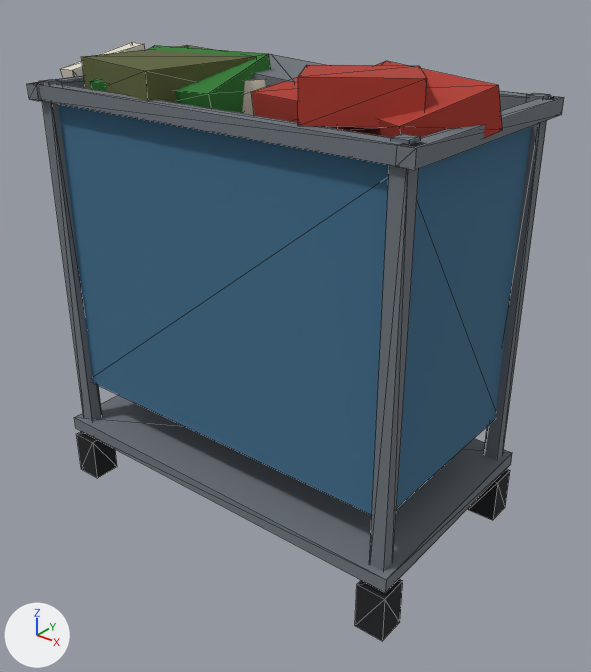
An edit to the glTF model assets/models/loot/laundry_cart.glb, drawn before and after from the same camera.
One viewpoint serves both versions: a 50 mm camera at (0.993, -1.206, 1.147) aimed at (0.028, 0.001, 0.398). The lights are fixed; the arrows at lower left show +X, +Y and +Z. The first picture is the older version. Mesh edges are drawn as thin lines. Vertices at exactly the same position are counted once.

Names of what the first picture shows: 'laundry_cart'.
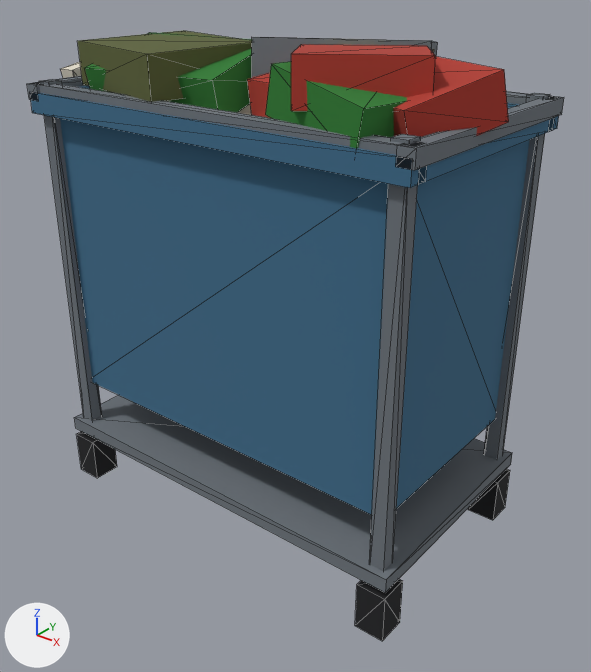
Where the change shows, as pixel boxes (x1, y1, x2, y2) in the pictures (591 x 672 px):
'laundry_cart', reshaped: before (27, 42, 564, 641); after (27, 31, 564, 641)
part 1 of me_laundry_cart, added (mostly hidden): after (507, 103, 559, 132)
part 2 of me_laundry_cart, added (blue): after (30, 92, 426, 188)
part 3 of me_laundry_cart, rebuilt: before (81, 45, 257, 103); after (77, 31, 252, 102)
part 4 of me_laundry_cart, rebuilt: before (342, 61, 503, 139); after (393, 56, 509, 137)
part 5 of me_laundry_cart, rebuilt: before (251, 77, 342, 129); after (247, 73, 270, 118)
part 6 of me_laundry_cart, built on: before (90, 45, 412, 113); after (80, 33, 438, 149)
part 7 of me_laundry_cart, surface changed: before (242, 66, 427, 127); after (168, 101, 554, 185)
part 8 of me_laundry_cart, recoloured: before (298, 66, 427, 127); after (418, 118, 554, 185)

The change in detail:
Picture 'loot_gold' (img_loot_gold) is new.
Material 'gold' (mat_gold) is new.
Its texture is img_loot_gold.
Its roughness is 1.0.
me_laundry_cart is used by ob_laundry_cart; location (0.0, 0.0, 0.0).
me_laundry_cart had 176 vertices, 220 faces and spanned x -0.49..0.45, y -0.25..0.25, z 0.0..0.966.
me_laundry_cart now has 240 vertices, 302 faces and spans x -0.49..0.459, y -0.25..0.308, z 0.0..0.997.
me_laundry_cart part 1: the loose piece of 8 vertices spanning x -0.43..0.43, y 0.215..0.245, z 0.865..0.895 is copied, and the copy is scaled about its middle by (1, 1.33, 1.33), then moved by (0.0, 0.0, -0.02), in mat_blue (picture img_loot_blue); it spans x -0.43..0.43, y 0.21..0.25, z 0.84..0.88.
me_laundry_cart part 2: the loose piece of 8 vertices spanning x -0.43..0.43, y -0.245..-0.215, z 0.865..0.895 is copied, and the copy is scaled about its middle by (1, 1.33, 1.33), then moved by (0.0, 0.0, -0.02), in mat_blue (picture img_loot_blue); it spans x -0.43..0.43, y -0.25..-0.21, z 0.84..0.88.
me_laundry_cart part 3: the loose piece of 8 vertices spanning x -0.346..-0.059, y -0.235..0.049, z 0.875..0.949 is rebuilt with 8 vertices and now spans x -0.356..-0.05, y -0.237..0.051, z 0.893..0.977.
me_laundry_cart part 4: the loose piece of 8 vertices spanning x 0.094..0.45, y -0.193..0.104, z 0.839..0.951 is rebuilt with 8 vertices and now spans x 0.085..0.459, y -0.199..0.11, z 0.853..0.975.
me_laundry_cart part 5: the loose piece of 8 vertices spanning x 0.009..0.243, y -0.13..0.094, z 0.835..0.93 is rebuilt with 8 vertices and now spans x -0.001..0.253, y -0.132..0.096, z 0.846..0.951.
Part 6, on me_laundry_cart:
6 vertices are removed from x -0.053..0.119, y -0.171..0.035, z 0.839..0.958.
13 faces are deleted.
26 vertices move from x -0.323..0.377, y -0.237..0.172, z 0.823..0.966 to x -0.43..0.43, y -0.23..0.23, z 0.831..0.956.
54 vertices are added at x -0.39..0.403, y -0.249..0.308, z 0.81..0.997.
10 new faces join them, mat_steel (picture img_loot_steel).
13 new faces join them, mat_blue (picture img_loot_blue).
2 new faces join them, mat_bone (picture img_kit_bone).
10 new faces join them, mat_olive (picture img_loot_olive).
20 new faces join them, mat_green (picture img_loot_green).
10 new faces join them, mat_red (picture img_kit_red).
10 new faces join them, mat_gold (picture img_loot_gold).
me_laundry_cart part 7: 23 kept faces spanning x -0.43..0.43, y -0.23..0.23, z 0.831..0.956 get new texture (UV) coordinates.
me_laundry_cart part 8: 5 faces spanning x 0.39..0.43, y -0.23..0.23, z 0.84..0.88 switch from mat_red (picture img_kit_red) to mat_blue (picture img_loot_blue).
me_laundry_cart gains material mat_gold (picture img_loot_gold).
